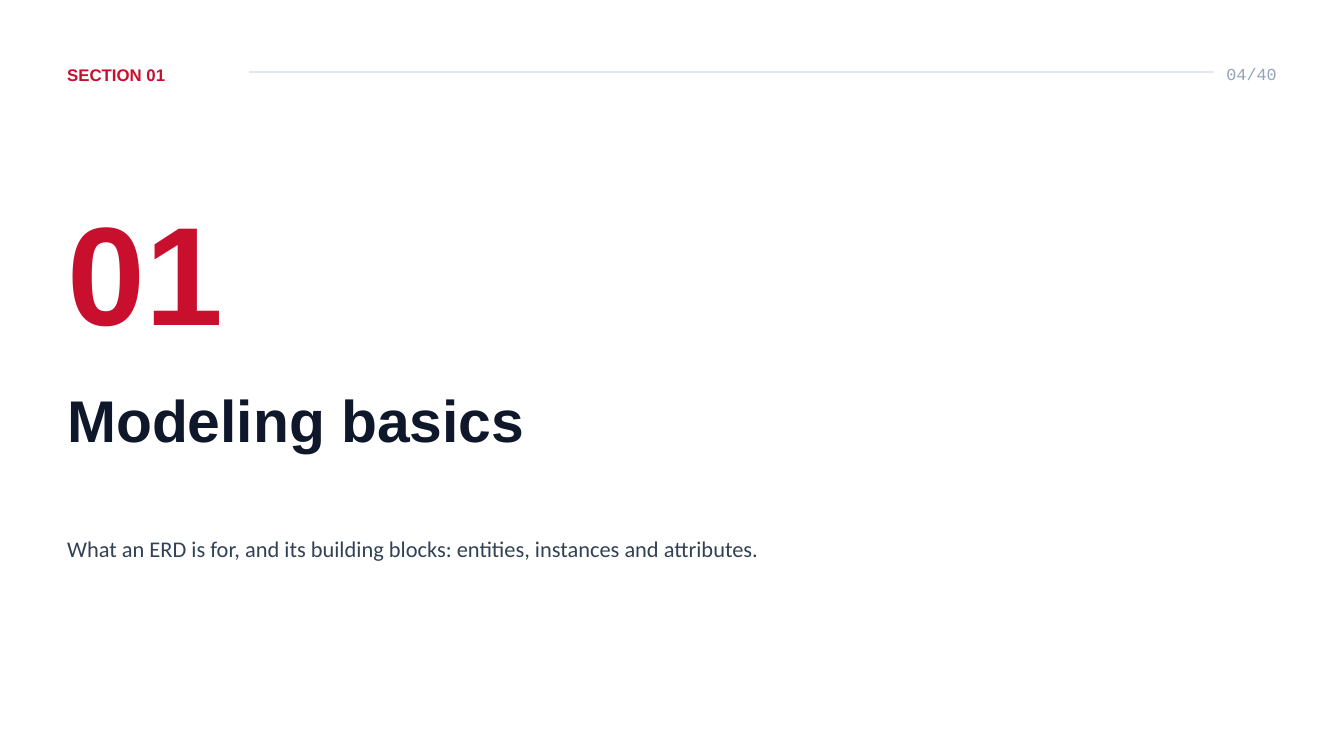
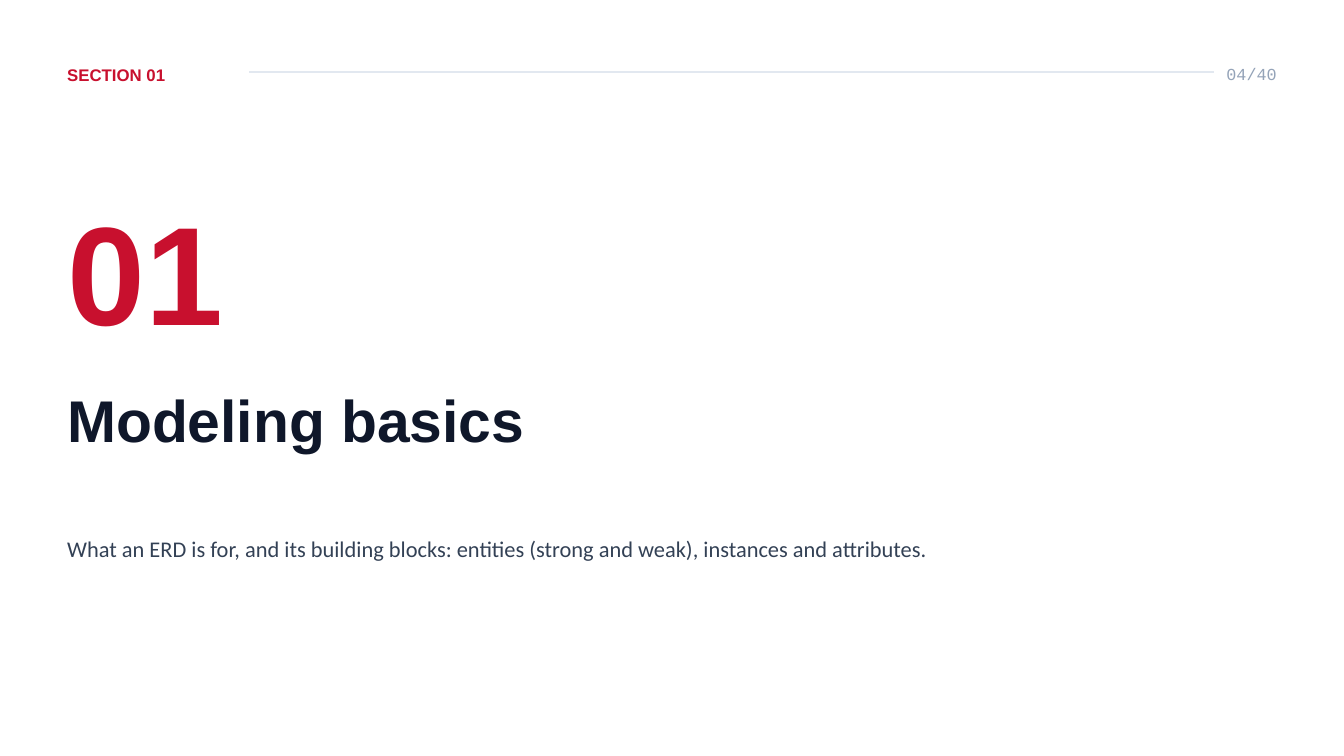
Before and after one commit to ahmedatef2007/db-slides, a slide deck: slide 4 of pptx/ITI_Database_Course_Lesson_2_ERD.pptx. Drawn at 1344x756 pixels with LibreOffice and Linux fonts; fonts in the diff are those of the drawing. Boxes give left, top, right and bottom in pixels: in the first picture for what was removed or moved away, otherwise in the second. Text is boxed around its words. In the diff, an @@ line names an element or a change of style, - is before the commit and + after.

```diff
--- a/pptx/ITI_Database_Course_Lesson_2_ERD.pptx
+++ b/pptx/ITI_Database_Course_Lesson_2_ERD.pptx
@@ text at [67,541,926,561]: text changed @@
-What an ERD is for, and its building blocks: entities, instances and attributes.
+What an ERD is for, and its building blocks: entities (strong and weak), instances and attributes.
```
Also in this commit, not shown: 3 other slides changed, 8 other files.
